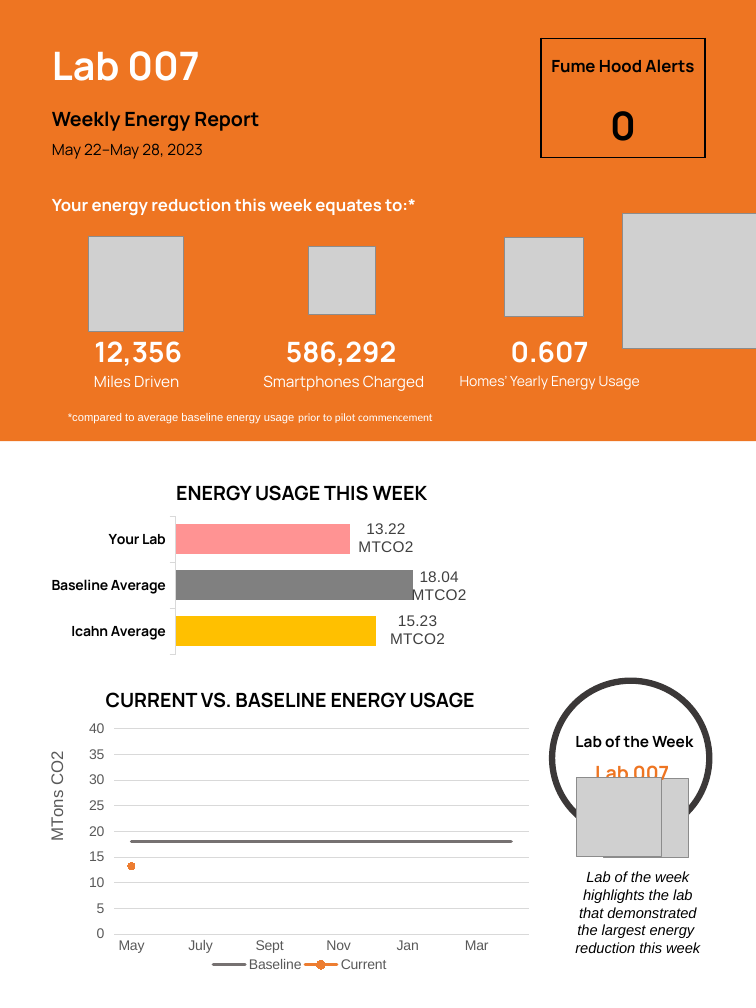
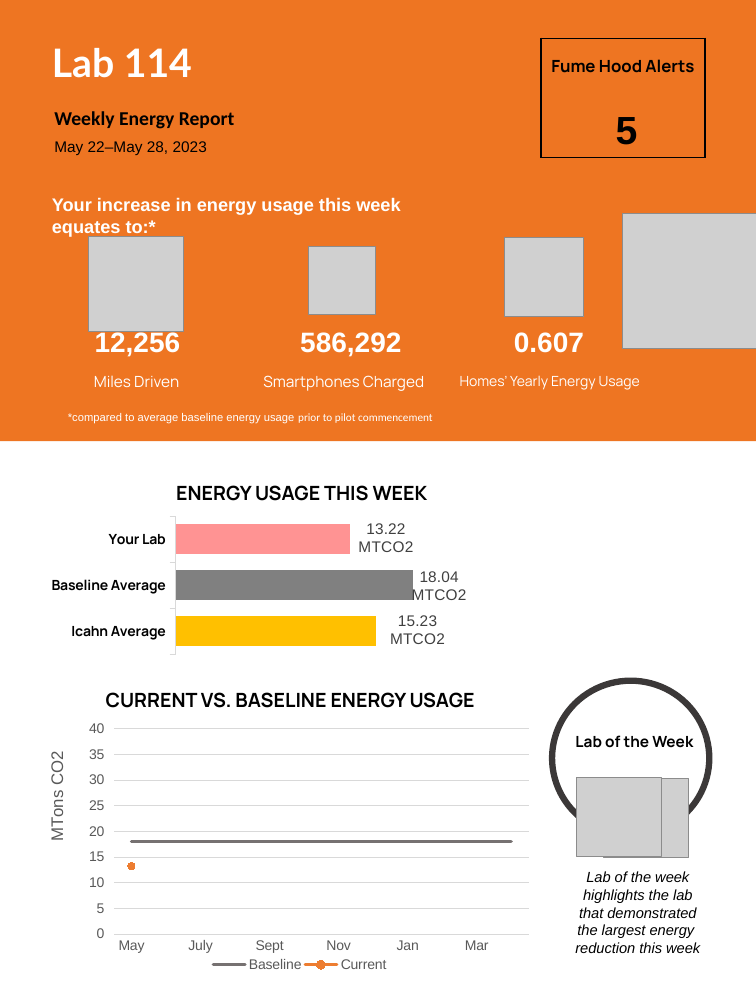
Before and after one commit to nshaff3r/Evidn-Lab-Generator, a slide deck: slide 1 of output.pptx (slide 2 before the commit). Drawn at 756x1008 pixels with LibreOffice and Linux fonts; fonts in the diff are those of the drawing; grey boxes stand for pictures. Boxes give left, top, right and bottom in pixels: in the first picture for what was removed or moved away, otherwise in the second. Text is boxed around its words. In the diff, an @@ line names an element or a change of style, - is before the commit and + after.

```diff
--- a/output.pptx
+++ b/output.pptx
@@ text at box(52, 48, 192, 78): text changed; size 14 to 28 pt; font Manrope to Lato; text colour #000000 to #FFFFFF @@
-Lab 007
-Weekly Energy Report
-May 22–May 28, 2023
+Lab 114
@@ table at box(541, 38, 706, 158) @@
-row 2, column 1: 0
+row 2, column 1: 
@@ text added at box(54, 111, 234, 129), 14 pt, text #000000, bold @@
+Weekly Energy Report
@@ text added at box(616, 117, 638, 145), 28 pt, text #000000, bold @@
+5
@@ text added at box(54, 141, 207, 155), 11 pt, text #000000 @@
+May 22–May 28, 2023
@@ text at box(52, 197, 400, 237): text changed; size 12 to 13 pt; font Manrope to Arial @@
-Your energy reduction this week equates to:*
+Your increase in energy usage this week equates to:*
@@ table at box(35, 241, 652, 410) @@
-row 2: 12,356 / Miles Driven | 586,292 / Smartphones Charged | 0.607 / Homes’ Yearly Energy Usage
+row 2: Miles Driven | Smartphones Charged | Homes’ Yearly Energy Usage
@@ text added at box(95, 330, 181, 357), 20 pt, text #FFFFFF, bold @@
+12,256
@@ text added at box(300, 332, 401, 357), 20 pt, text #FFFFFF, bold @@
+586,292
@@ text added at box(514, 332, 584, 353), 20 pt, text #FFFFFF, bold @@
+0.607
@@ text removed at box(595, 762, 669, 787) @@
-Lab 007
```
Also in this commit, not shown: 1 other slide changed, 2 other files.
